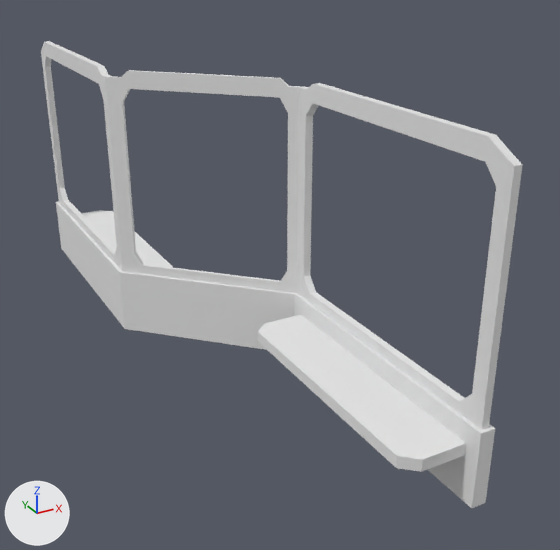
Before and after pictures for a commit that changed the FBX model Project P3/Assets/Models/L5_Bench_Station.fbx.
One viewpoint serves both versions: a 50 mm lens placed at (-2.14, -5.0, 2.93), pointed at (0.38, -0.41, 0.63). Arrows for +X, +Y and +Z are at lower left; the lights stay in place.

Before the edit, the objects in view are built like this:
```python
me_l5_benchstation = bpy.data.meshes.new('L5_BenchStation')
me_l5_benchstation.from_pydata(...)  # 272 vertices, 261 faces; spans x -0.55..0.55, y -2.5..2.5, z 0.0..2.05
me_l5_benchstation.materials.append(mat_l5_benchstationm)  # white #e7e7e7
ob_l5_benchstation = bpy.data.objects.new('L5_BenchStation', me_l5_benchstation)
ob_l5_benchstation.location = (0.0, 0.0, 0.0)
```
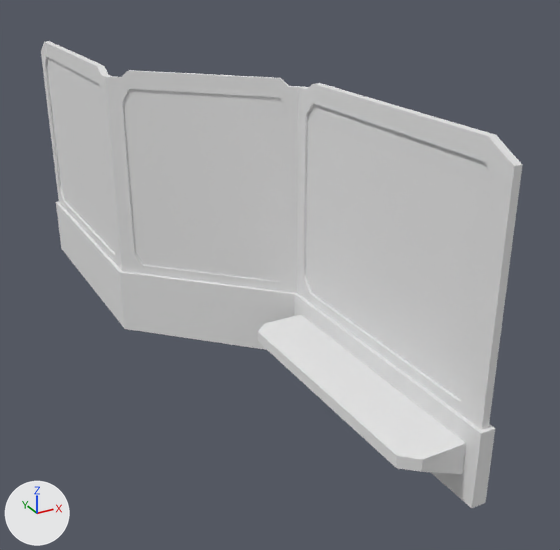
Changed parts and their boxes [x1, y1, x2, y2] in the pictures (560 x 550 px):
'L5_BenchStationPoster', added: after [47, 58, 496, 400]

Patch to the scene script:
```diff
--- a/Project P3/Assets/Models/L5_Bench_Station.fbx.py
+++ b/Project P3/Assets/Models/L5_Bench_Station.fbx.py
@@ mat_l5_benchstationposterm @@
+mat_l5_benchstationposterm = principled_material('L5_BenchStationPosterM')
+mat_l5_benchstationposterm.base_color = (0.8, 0.8, 0.8)  # white #e7e7e7
+mat_l5_benchstationposterm.roughness = 0.69
@@ me_l5_benchstationposter @@
+me_l5_benchstationposter.from_pydata(...)  # 48 vertices, 18 faces; spans x -0.51..0.51, y -2.38..2.38, z 0.57..1.93
+me_l5_benchstationposter.materials.append(mat_l5_benchstationposterm)  # white #e7e7e7
@@ ob_l5_benchstationposter @@
+ob_l5_benchstationposter = bpy.data.objects.new('L5_BenchStationPoster', me_l5_benchstationposter)
+ob_l5_benchstationposter.location = (0.0, 0.0, 0.0)
```
